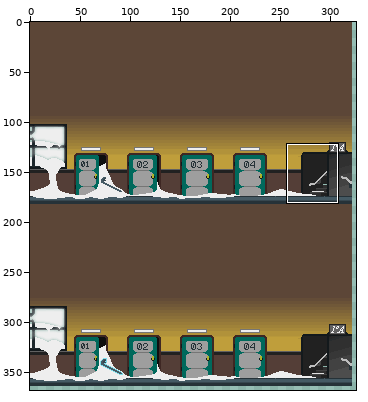
A sprite sheet gets an edit: The Last Human/images/bgpredioprimeiroandar-sheet0.png. The first picture is a wide view before the edit; the outline marks the close-up.
Close-up. Earlier state:
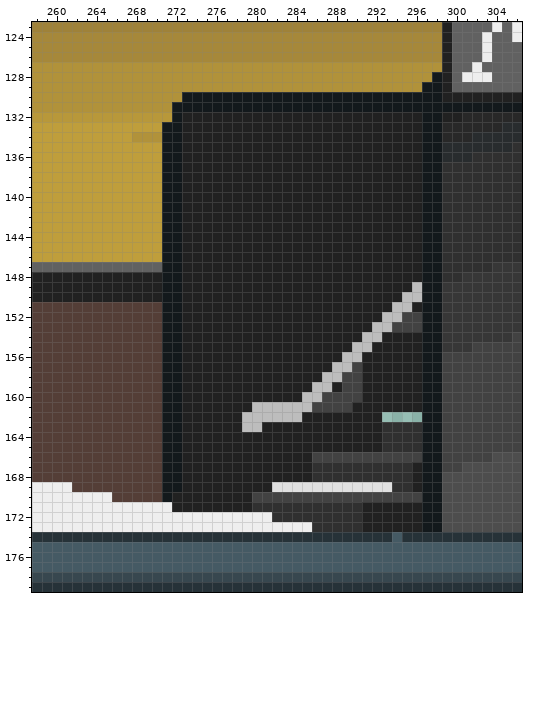
The file is 512x512 pixels. Colours within 5 levels of each other are drawn and written as one. Shown: x 258..306, y 123..179. The wide view leaves out empty margins. The commit also changed other parts of the picture, which this record leaves out.
The result:
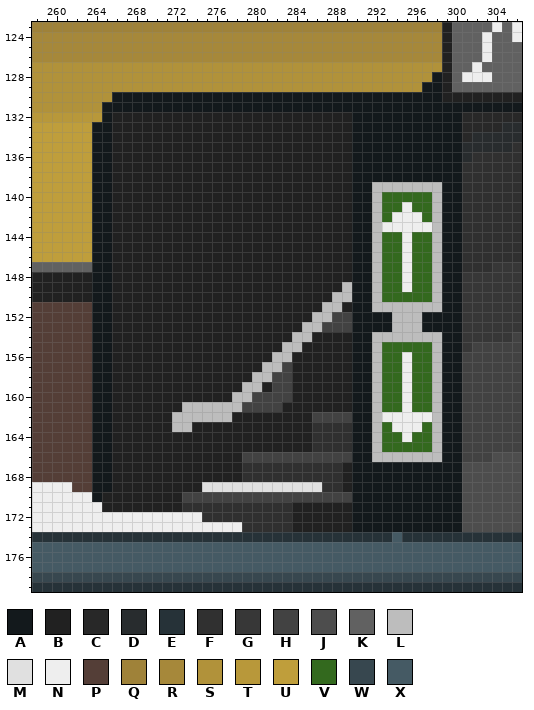
Palette (. is transparent): A #13191c  B #212121  C #282828  D #282c2e  E #263238  F #303030  G #373737  H #424242  J #4d4d4d  K #616161  L #bdbdbd  M #e0e0e0  N #eeeeee  P #543e37  Q #9f8239  R #a6883a  S #b1923a  T #b8983a  U #bf9e3b  V #33691e  W #37474f  X #455a64
What changed:
y 130: x 266..272 SSSSSSS -> AAAAAAA
y 131: x 265..271 SSSSSSS -> AAAAAAA
y 132: x 265..272 TTTTTTTA -> ABBBBBBB; x 290..296 BBBBBBB -> AAAAAAA; x 299..300 BB -> AA
y 133: x 264..272 UUUUUUUAA -> AABBBBBBB; x 290..296 BBBBBBB -> AAAAAAA; x 299..300 CC -> AA
y 134: x 264..272 UUUUSSSAA -> AABBBBBBB; x 290..296 BBBBBBB -> AAAAAAA; x 299..300 CC -> AA
y 135..136: x 264..272 UUUUUUUAA -> AABBBBBBB; x 290..296 BBBBBBB -> AAAAAAA; x 299..300 DD -> AA
y 137..138: x 264..272 UUUUUUUAA -> AABBBBBBB; x 290..296 BBBBBBB -> AAAAAAA; x 299..300 FF -> AA
y 139: x 264..272 UUUUUUUAA -> AABBBBBBB; x 290..300 BBBBBBBAAFF -> AALLLLLLLAA
y 140: x 264..272 UUUUUUUAA -> AABBBBBBB; x 290..300 BBBBBBBAAFF -> AALVVVVVLAA
y 141: x 264..272 UUUUUUUAA -> AABBBBBBB; x 290..300 BBBBBBBAAFF -> AALVVNVVLAA
y 142: x 264..272 UUUUUUUAA -> AABBBBBBB; x 290..300 BBBBBBBAAFF -> AALVNNNVLAA
y 143: x 264..272 UUUUUUUAA -> AABBBBBBB; x 290..300 BBBBBBBAAFF -> AALNNNNNLAA
y 144..146: x 264..272 UUUUUUUAA -> AABBBBBBB; x 290..300 BBBBBBBAAFF -> AALVVNVVLAA
y 147: x 264..272 KKKKKKKAA -> AABBBBBBB; x 290..300 BBBBBBBAAFF -> AALVVNVVLAA
y 148: x 264..265 BB -> AA; x 271..272 AA -> BB; x 290..300 BBBBBBBAAFF -> AALVVNVVLAA
y 149: x 264..265 BB -> AA; x 271..272 AA -> BB; x 289..300 BBBBBBBLAAGG -> LAALVVNVVLAA
y 150: x 264..265 BB -> AA; x 271..272 AA -> BB; x 288..300 BBBBBBBLLAAGG -> LLAALVVVVVLAA
y 151: x 264..272 PPPPPPPAA -> AABBBBBBB; x 287..288 BB -> LL; x 290..293 BBBB -> AALL; x 296..300 BAAGG -> LLLAA
y 152: x 264..272 PPPPPPPAA -> AABBBBBBB; x 286..293 BBBBBBBL -> LLHHAAAA; x 295..296 HH -> LL; x 299..300 GG -> AA
y 153: x 264..272 PPPPPPPAA -> AABBBBBBB; x 285..296 BBBBBBBLLHHH -> LLHHHAAAALLL; x 299..300 GG -> AA
y 154: x 264..272 PPPPPPPAA -> AABBBBBBB; x 284..285 BB -> LL; x 290..291 BL -> AA; x 293..300 BBBBAAGG -> LLLLLLAA
y 155: x 264..272 PPPPPPPAA -> AABBBBBBB; x 283..284 BB -> LL; x 290..300 LLBBBBBAAGG -> AALVVVVVLAA
y 156: x 264..272 PPPPPPPAA -> AABBBBBBB; x 282..283 BB -> LL; x 289..300 LLBBBBBBAAHH -> BAALVVNVVLAA
y 157: x 264..272 PPPPPPPAA -> AABBBBBBB; x 281..283 BBB -> LLH; x 288..300 LLHBBBBBBAAHH -> BBAALVVNVVLAA
y 158: x 264..272 PPPPPPPAA -> AABBBBBBB; x 280..283 BBBB -> LLHH; x 287..300 LLHHBBBBBBAAHH -> BBBAALVVNVVLAA
y 159: x 264..272 PPPPPPPAA -> AABBBBBBB; x 279..280 BB -> LL; x 282..283 BB -> HH; x 286..287 LL -> BB; x 289..300 HHBBBBBBAAHH -> BAALVVNVVLAA
y 160: x 264..272 PPPPPPPAA -> AABBBBBBB; x 278..283 BBBBBB -> LLHHHH; x 285..300 LLHHHHBBBBBBAAHH -> BBBBBAALVVNVVLAA
y 161: x 264..300 PPPPPPPAABBBBBBBLLLLLLHHHHBBBBBBBAAHH -> AABBBBBBBLLLLLLHHHHBBBBBBBAALVVNVVLAA
y 162: x 264..277 PPPPPPPAABBBBB -> AABBBBBBLLLLLL; x 279..284 LLLLLL -> BBBBBB; x 286..300 BBBBBBB....AAHH -> HHHHAALNNNNNLAA
y 163: x 264..273 PPPPPPPAAB -> AABBBBBBLL; x 279..280 LL -> BB; x 286..300 BBBBBBBFFFFAAHH -> FFFFAALVNNNVLAA
y 164: x 264..272 PPPPPPPAA -> AABBBBBBB; x 286..300 BBBBBBBFFFFAAHH -> FFFFAALVVNVVLAA
y 165: x 264..272 PPPPPPPAA -> AABBBBBBB; x 286..300 BBBBBBBFFFFAAHH -> FFFFAALVVVVVLAA
y 166: x 264..272 PPPPPPPAA -> AABBBBBBB; x 279..285 BBBBBBB -> HHHHHHH; x 290..300 HHHHHHHAAHH -> AALLLLLLLAA
y 167: x 264..272 PPPPPPPAA -> AABBBBBBB; x 279..285 BBBBBBB -> FFFFFFF; x 289..296 FFFFFFFB -> BAAAAAAA; x 299..300 HH -> AA
y 168: x 264..272 PPPPPPPAA -> AABBBBBBB; x 279..285 BBBBBBB -> FFFFFFF; x 289..296 FFFFFFFB -> BAAAAAAA; x 299..300 JJ -> AA
y 169: x 264..272 PPPPPPPAA -> AABBBBBBB; x 275..281 BBBBBBB -> MMMMMMM; x 287..296 MMMMMMMFFB -> FFBAAAAAAA; x 299..300 JJ -> AA
y 170: x 264..271 NNPPPPPA -> ABBBBBBB; x 273..279 BBBBBBB -> HHHHHHH; x 290..296 HHHHHHH -> AAAAAAA; x 299..300 JJ -> AA
y 171: x 265..271 NNNNNNN -> BBBBBBB; x 273..279 BBBBBBB -> FFFFFFF; x 284..296 FFFFFFFBBBBBB -> BBBBBBAAAAAAA; x 299..300 JJ -> AA
y 172: x 275..281 NNNNNNN -> FFFFFFF; x 284..296 FFFFFFFBBBBBB -> BBBBBBAAAAAAA; x 299..300 JJ -> AA
y 173: x 279..296 NNNNNNNFFFFFBBBBBB -> FFFFFBBBBBBAAAAAAA; x 299..300 JJ -> AA
Where, in picture pixels (left, top, right, bottom), the same in both close-ups:
changed: (92, 92, 462, 532)
